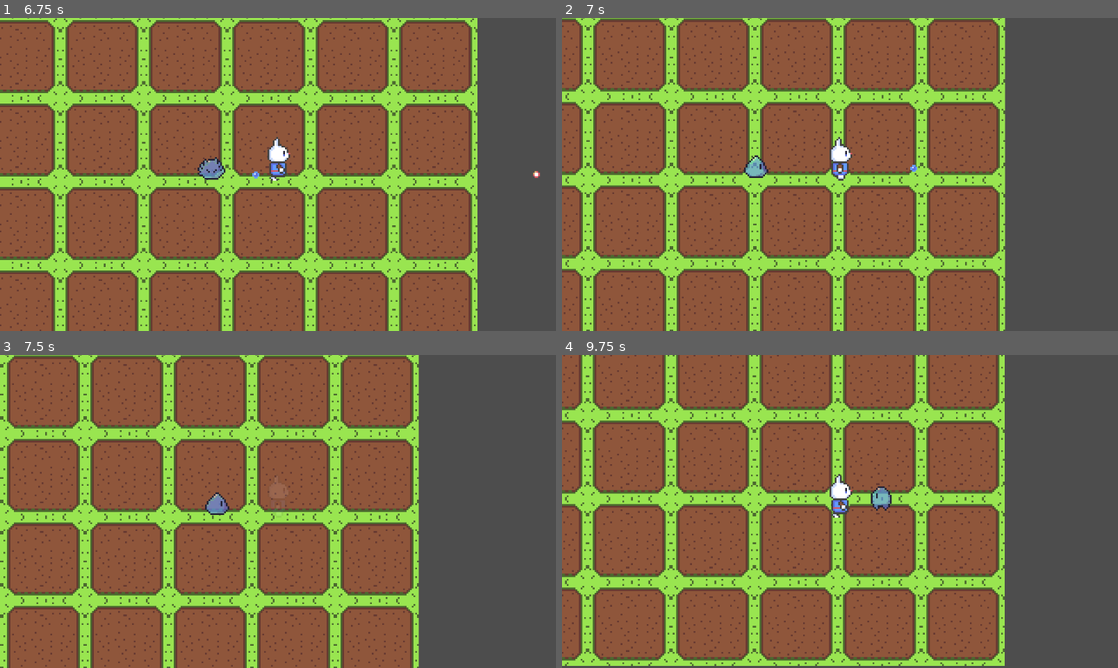
Above: before the commit, frames 1-4 (two rows, left to right).
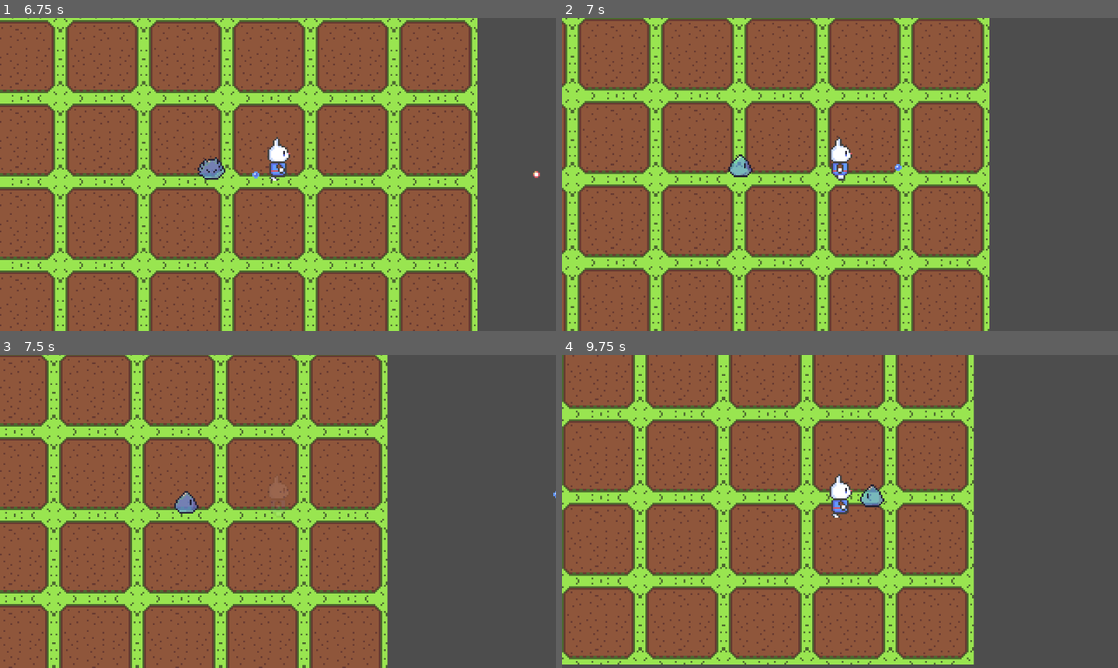
Above: after the commit, the same moments.

Repository: bregre550/bigbeef
Game: Godot game, scene res://Sandbox/01.tscn
Two runs of this game, one before a commit and one after it. Both use one fixed random seed, a clock stepped at 60 frames per second and the inputs below.
Inputs:
- Up to frame 1 (6.75 s): tap Enter at 0.5 s; hold ' (flip strafe) 0.53-1.28 s; hold W (up) 0.53-2.03 s; tap Space (shoot) at 1.35, 3.6, 5.85 s; hold / (strafe) 2.03-2.78 s; hold A (left) 2.03-3.53 s; tap ' (flip strafe) at 2.85 s; hold S (down) 3.53-4.28 s; hold D (right) 4.28-5.03 s; tap / (strafe) at 4.35 s; hold W (up) 5.03-5.78 s; hold ' (flip strafe) 5.03-5.78 s; hold D (right) from 5.78 s (still down); hold / (strafe) from 6.53 s (still down)
- Up to frame 2 (7 s): keep holding D (right); keep holding / (strafe)
- Up to frame 3 (7.5 s): keep holding D (right); release / (strafe) at 7.28 s; tap ' (flip strafe) at 7.35 s
- Up to frame 4 (9.75 s): release D (right) at 8.03 s; hold S (down) 8.03-8.78 s; tap Space (shoot) at 8.1 s; hold A (left) 8.78-9.53 s; tap / (strafe) at 8.85 s; hold W (up) from 9.53 s (still down); hold ' (flip strafe) from 9.53 s (still down)

Frame 1 is identical in both runs. In frame 2, 36% of the frame differs, in the area x 0-80%, y 0-100%; in frame 3, 39%; in frame 4, 40%.

Commit message:
slight fix to stun
its getting better...

Diff:
--- a/big-beef/Enemies/slime.tscn
+++ b/big-beef/Enemies/slime.tscn
@@ -246,6 +246,7 @@
 [node name="Slime" type="CharacterBody2D"]
 collision_layer = 256
 collision_mask = 16
+motion_mode = 1
 script = ExtResource("1_87lq7")
 
 [node name="HurtBox" parent="." instance=ExtResource("2_v0fv8")]
--- a/big-beef/Player/player.tscn
+++ b/big-beef/Player/player.tscn
@@ -47,7 +47,6 @@
 [sub_resource type="Animation" id="Animation_b1ygp"]
 resource_name = "idle_down_left"
 length = 0.8
-loop_mode = 1
 step = 0.2
 tracks/0/type = "value"
 tracks/0/imported = false
@@ -65,7 +64,6 @@
 [sub_resource type="Animation" id="Animation_o28un"]
 resource_name = "idle_down_right"
 length = 0.8
-loop_mode = 1
 step = 0.2
 tracks/0/type = "value"
 tracks/0/imported = false
@@ -128,7 +126,6 @@
 [sub_resource type="Animation" id="Animation_n471f"]
 resource_name = "idle_up_left"
 length = 0.8
-loop_mode = 1
 step = 0.2
 tracks/0/type = "value"
 tracks/0/imported = false
@@ -146,7 +143,6 @@
 [sub_resource type="Animation" id="Animation_7emwf"]
 resource_name = "idle_up_right"
 length = 0.8
-loop_mode = 1
 step = 0.2
 tracks/0/type = "value"
 tracks/0/imported = false
@@ -356,7 +352,6 @@
 [sub_resource type="Animation" id="Animation_efx54"]
 resource_name = "stun_down_left"
 length = 0.5
-loop_mode = 1
 step = 0.2
 tracks/0/type = "value"
 tracks/0/imported = false
@@ -374,7 +369,6 @@
 [sub_resource type="Animation" id="Animation_755ss"]
 resource_name = "stun_down_right"
 length = 0.5
-loop_mode = 1
 step = 0.2
 tracks/0/type = "value"
 tracks/0/imported = false
@@ -391,8 +385,7 @@
 
 [sub_resource type="Animation" id="Animation_bbimk"]
 resource_name = "stun_up_left"
-length = 0.8
-loop_mode = 1
+length = 0.5
 step = 0.2
 tracks/0/type = "value"
 tracks/0/imported = false
@@ -410,7 +403,6 @@
 [sub_resource type="Animation" id="Animation_m0h3t"]
 resource_name = "stun_up_right"
 length = 0.5
-loop_mode = 1
 step = 0.2
 tracks/0/type = "value"
 tracks/0/imported = false
@@ -569,9 +561,6 @@
 
 [node name="Stun" type="Node" parent="StateMachine"]
 script = ExtResource("8_od3ui")
-knockback_speed = null
-decelerate_speed = null
-invulnerable_duration = null
 
 [node name="Attack" type="Node" parent="StateMachine"]
 
--- a/big-beef/Scripts/state_stun.gd
+++ b/big-beef/Scripts/state_stun.gd
@@ -1,8 +1,8 @@
 class_name State_Stun extends State
 
 @export var knockback_speed: float = 200.0
-@export var decelerate_speed: float = 10.0
-@export var invulnerable_duration: float = 1.0
+@export var decelerate_speed: float = 5.0
+@export var invulnerable_duration: float = 1.5
 
 var hurt_box: HurtBox
 var direction: Vector2
@@ -14,23 +14,21 @@
 func init() -> void:
 	player.player_damaged.connect(_player_damaged)
 
-
 func Enter() -> void:
 	player.animation.animation_finished.connect(_animation_finished)
-
+	player.make_invulnerable(invulnerable_duration)
 	direction = player.global_position.direction_to(hurt_box.global_position)
 	player.velocity = direction * -knockback_speed
 	player.set_direction()
 	player.update_animation("stun")
-	player.make_invulnerable(invulnerable_duration)
+
 	player.effect_animation_player.play("damaged")
 
-	if player.is_strafing:
-		player.is_strafing = false
+	next_state = null
 
 func Exit() -> void:
-	next_state = null
 	player.animation.animation_finished.disconnect(_animation_finished)
+
 
 func Process( _delta: float ) -> State:
 	player.velocity -= player.velocity * decelerate_speed * _delta
